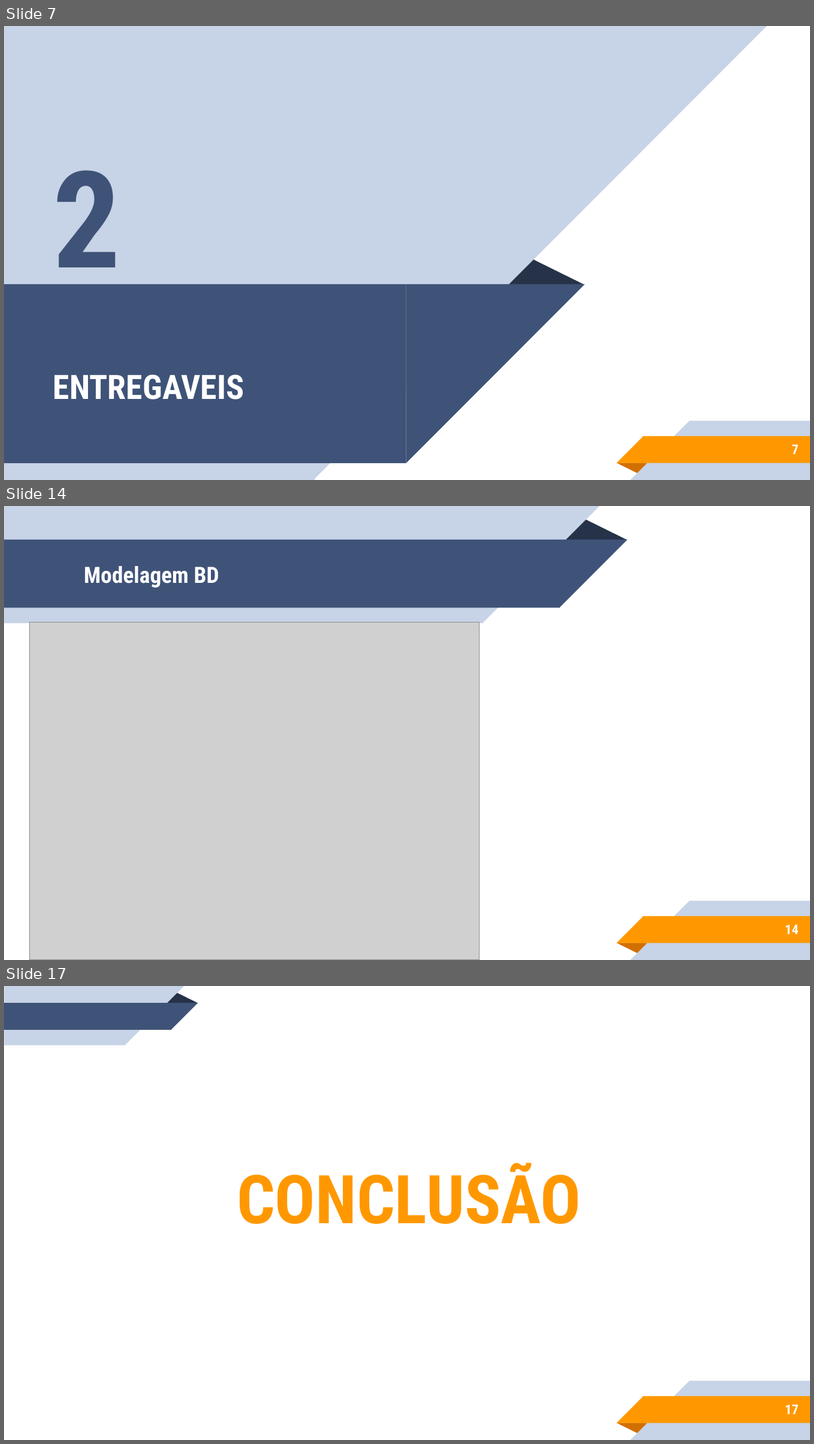
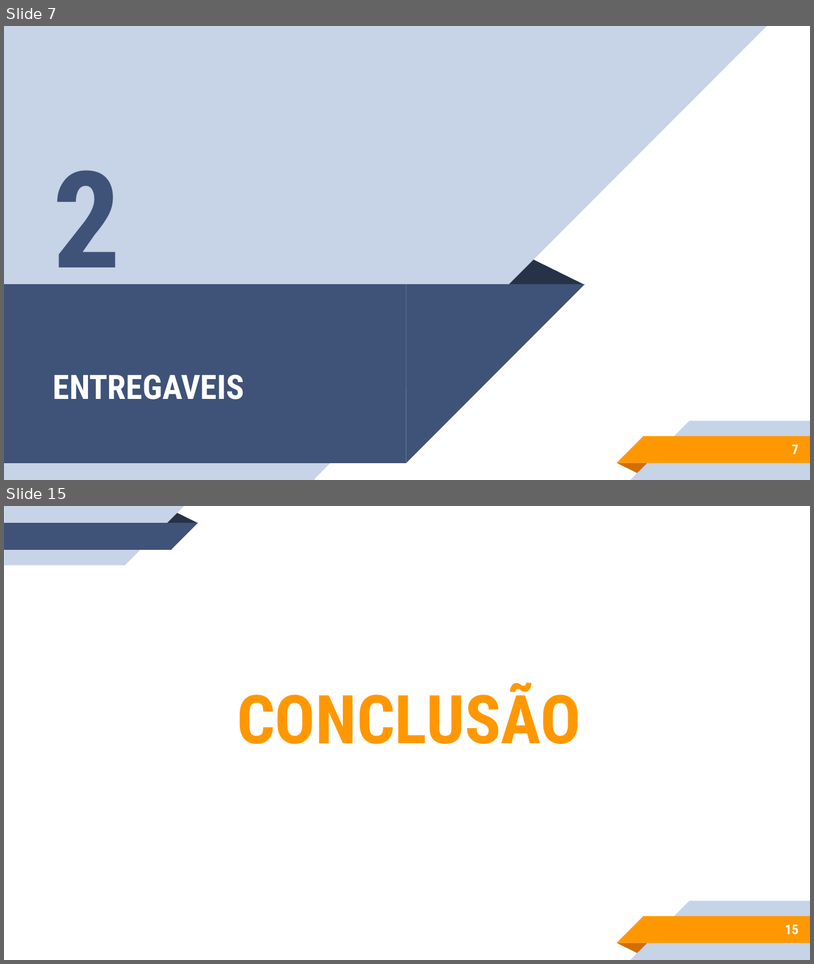
Before and after one commit to sergioetrindade/GRUPO-10-2ADSA, a slide deck: Documentação/ppts/PPT grupo 10.pptx. Shown one above the other, each under a label of ours: slides 7, 14 and 17 before the commit, slides 7 and 15 after it; the slides between them are not shown. The pictures are 814x1444 and 814x964 pixels, drawn with LibreOffice and Linux fonts; fonts in the diff are those of the drawing; grey boxes stand for pictures. Boxes give left, top, right and bottom in pixels: in the first picture for what was removed or moved away, otherwise in the second. Text is boxed around its words. In the diff, an @@ line names an element or a change of style, - is before the commit and + after.

```diff
--- a/Documentação/ppts/PPT grupo 10.pptx
+++ b/Documentação/ppts/PPT grupo 10.pptx
@@ slide 14 removed at box(4, 506, 810, 960), background #FFFFFF; not listed: 5 template elements that a slide beside it also shows @@
@@ group removed at box(4, 506, 627, 623): 2 rectangles, 2 right triangles, 1 triangle @@
@@ title removed at box(84, 566, 219, 588) @@
-Modelagem BD
@@ picture removed at box(30, 622, 480, 960) @@
@@ page number removed at box(785, 924, 799, 934) @@
-14
@@ what was slide 17 is now slide 15 @@
@@ page number at box(785, 924, 799, 934): text changed @@
-17
+15
```
Also in this commit, not shown: 2 slides changed, 5 slides added, 6 other slides removed, 2 other files.
